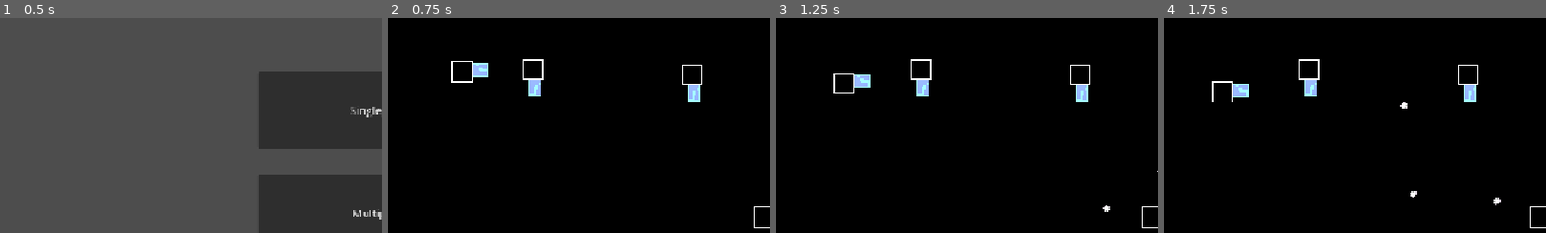
Above: before the commit, frames 1-4 (left to right).
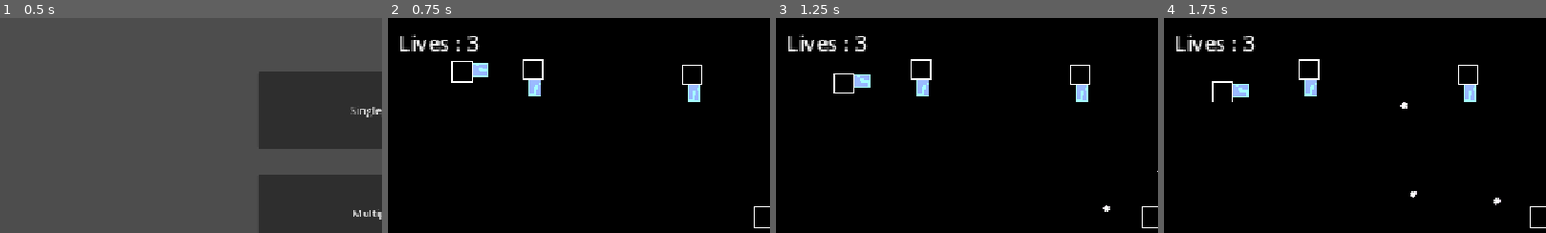
Above: after the commit, the same moments.

Repository: Draftier/Geometric-Invasion-CSS-497
Game: Godot game, scene res://scenes/main_menu.tscn
Same seed, same stepped clock (60 frames per second), same inputs: the game is played once before the commit and once after it.
Inputs:
- Up to frame 1 (0.5 s): no input
- Up to frame 2 (0.75 s): click "Singleplayer" at 0.5 s
- Up to frame 3 (1.25 s): no input
- Up to frame 4 (1.75 s): hold Right (right) from 1.28 s (still down); hold Z (shoot) from 1.28 s (still down)
The pictures show only the part of the screen within x 0-50%, y 0-50%; the shares and areas given below are measured in that part.

Frame 1 is identical in both runs. In frame 2, 0.6% of the frame differs, in the area x 3-24%, y 7-16%; in frame 3, 0.6%; in frame 4, 0.6%.

Commit message:
Added a lives label and fixed bug where player is controllable after death

Diff:
--- a/geometric-invasion/scenes/player.tscn
+++ b/geometric-invasion/scenes/player.tscn
@@ -153,4 +153,14 @@
 [node name="CollisionShape2D" type="CollisionShape2D" parent="." unique_id=1493186045]
 shape = SubResource("CircleShape2D_1tcrw")
 
+[node name="CanvasLayer" type="CanvasLayer" parent="." unique_id=2130673927]
+follow_viewport_enabled = true
+
+[node name="Label" type="Label" parent="CanvasLayer" unique_id=562683868]
+offset_left = -282.0
+offset_top = -154.0
+offset_right = -234.0
+offset_bottom = -131.0
+text = "Lives: 3"
+
 [connection signal="timeout" from="InvulnerabilityTimer" to="." method="_on_invulnerability_timer_timeout"]
--- a/geometric-invasion/scripts/level_manager/level_manager.gd
+++ b/geometric-invasion/scripts/level_manager/level_manager.gd
@@ -112,6 +112,7 @@
 				execute_event(events[i])
 			event_index += 1
 
+
 	# Debug to print out framerate
 	# TODO change to logging system in future
 	print(Engine.get_frames_per_second())
--- a/geometric-invasion/scripts/player/player.gd
+++ b/geometric-invasion/scripts/player/player.gd
@@ -18,6 +18,7 @@
 
 
 func _ready() -> void:
+	$CanvasLayer/Label.text = "Lives : " + str(lives)
 	pass
 
 
@@ -44,6 +45,8 @@
 		$AnimationPlayer.stop()
 
 
+
+
 # Learned this function in another tutorial and read about it being useful for input to UI or menus
 # Since this function is not called every frame/physics tick
 func _unhandled_input(event: InputEvent) -> void:
@@ -54,12 +57,14 @@
 	#print("hit")
 	if invulnerable == false:
 		lives -= 1
+		$CanvasLayer/Label.text = "Lives : " + str(lives)
 		var timer = get_tree().create_timer(0.7)
 		$AnimatedSprite2D.play("explosion")
 		await timer.timeout
 		if lives <= 0:
 			death.emit()
 			hide()
+			self.set_process(false)
 		invulnerable = true
 		$AnimatedSprite2D.play("default")
 		$InvulnerabilityTimer.start()
